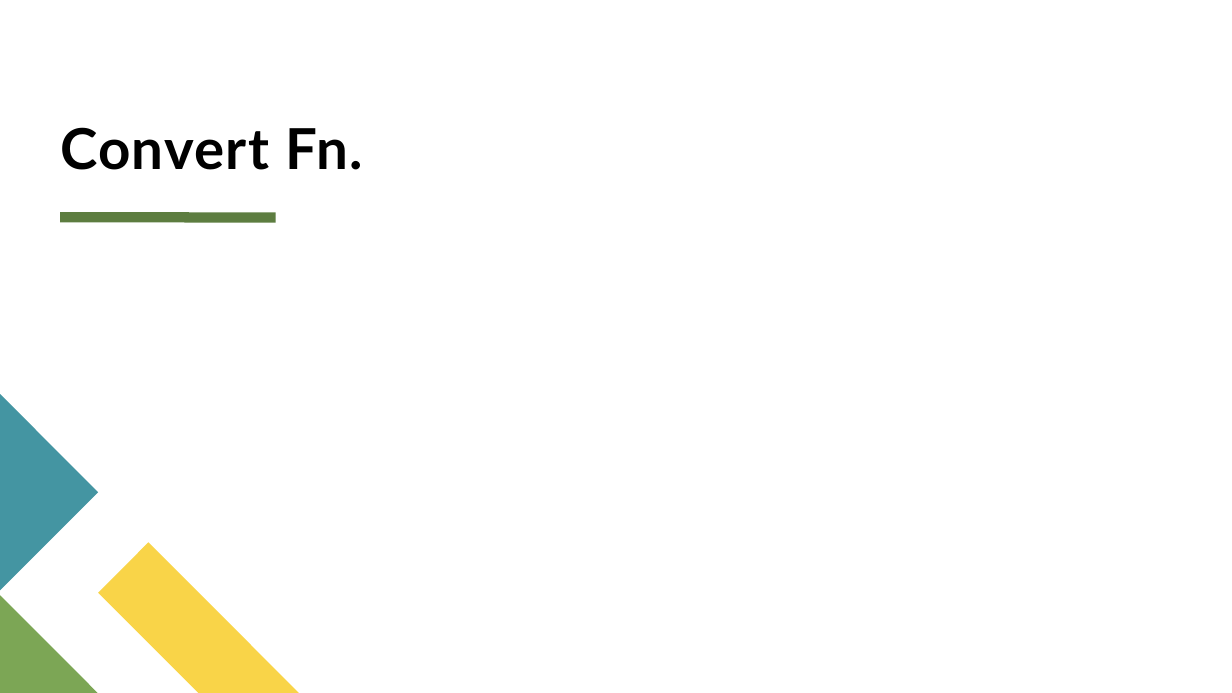
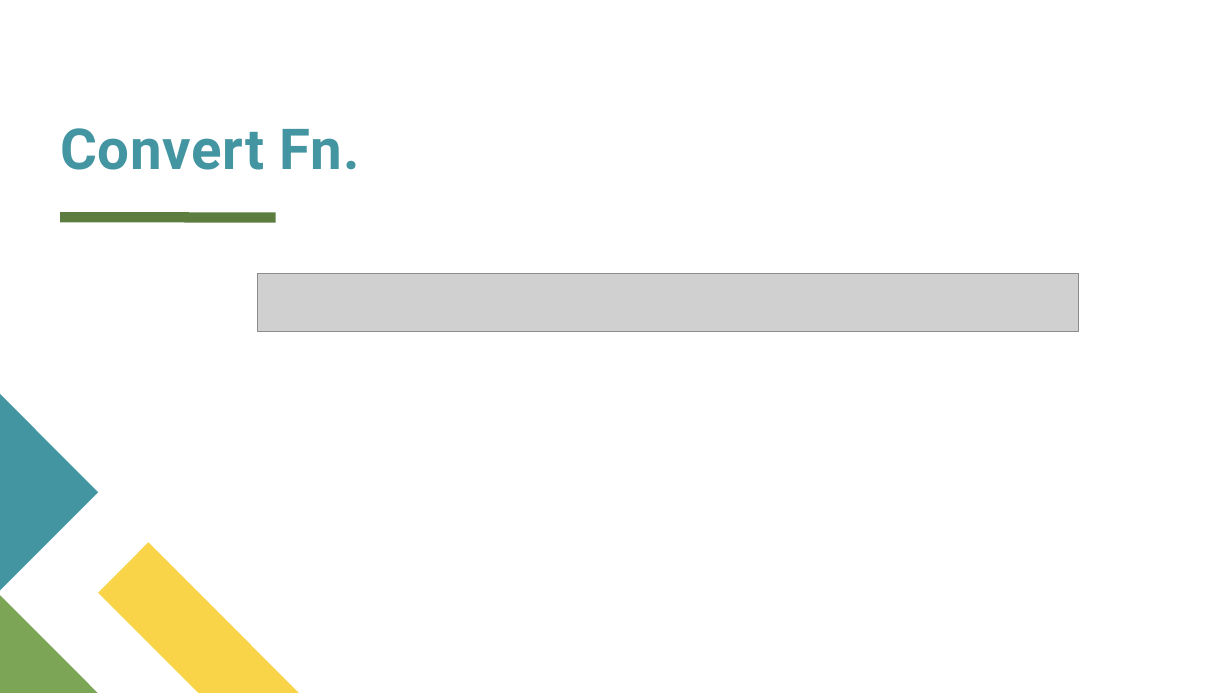
Before and after one commit to dalia2018/BrainStation, a slide deck: slide 6 of BrainStation/excel/excel Advanced prep/Excel AdvancedS8.pptx. Drawn at 1232x693 pixels with LibreOffice and Linux fonts; fonts in the diff are those of the drawing; grey boxes stand for pictures. Boxes give left, top, right and bottom in pixels: in the first picture for what was removed or moved away, otherwise in the second. Text is boxed around its words. In the diff, an @@ line names an element or a change of style, - is before the commit and + after.

```diff
--- a/BrainStation/excel/excel Advanced prep/Excel AdvancedS8.pptx
+++ b/BrainStation/excel/excel Advanced prep/Excel AdvancedS8.pptx
@@ title "Convert Fn." at <box>60,128,359,170</box>: font Lato to Roboto, text colour #000000 to #4495A2, letter spacing 1 to 0.5 pt @@
@@ picture added at <box>258,274,1080,332</box> @@
```
Also in this commit, not shown: 6 other slides changed, 2 other files.
